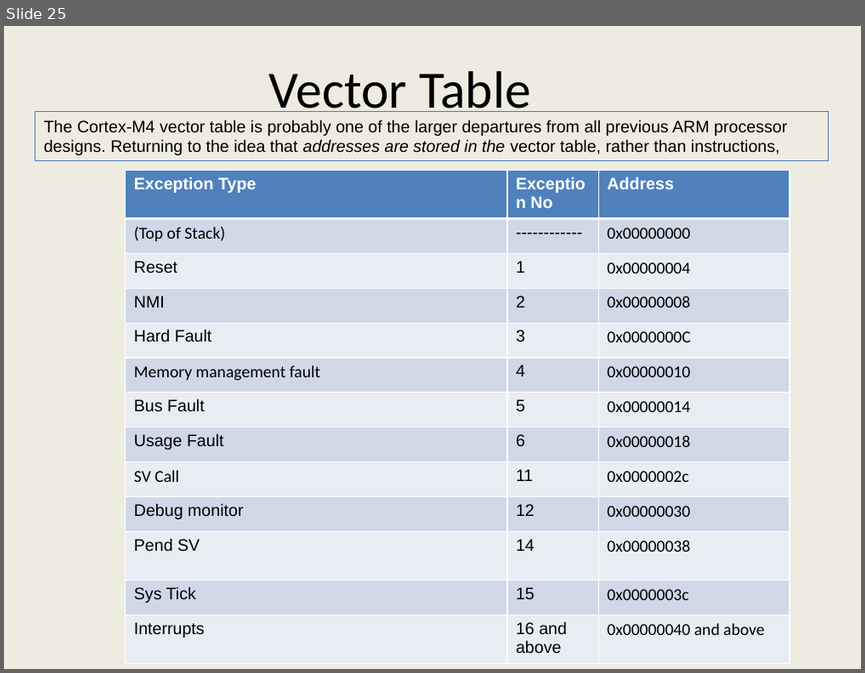
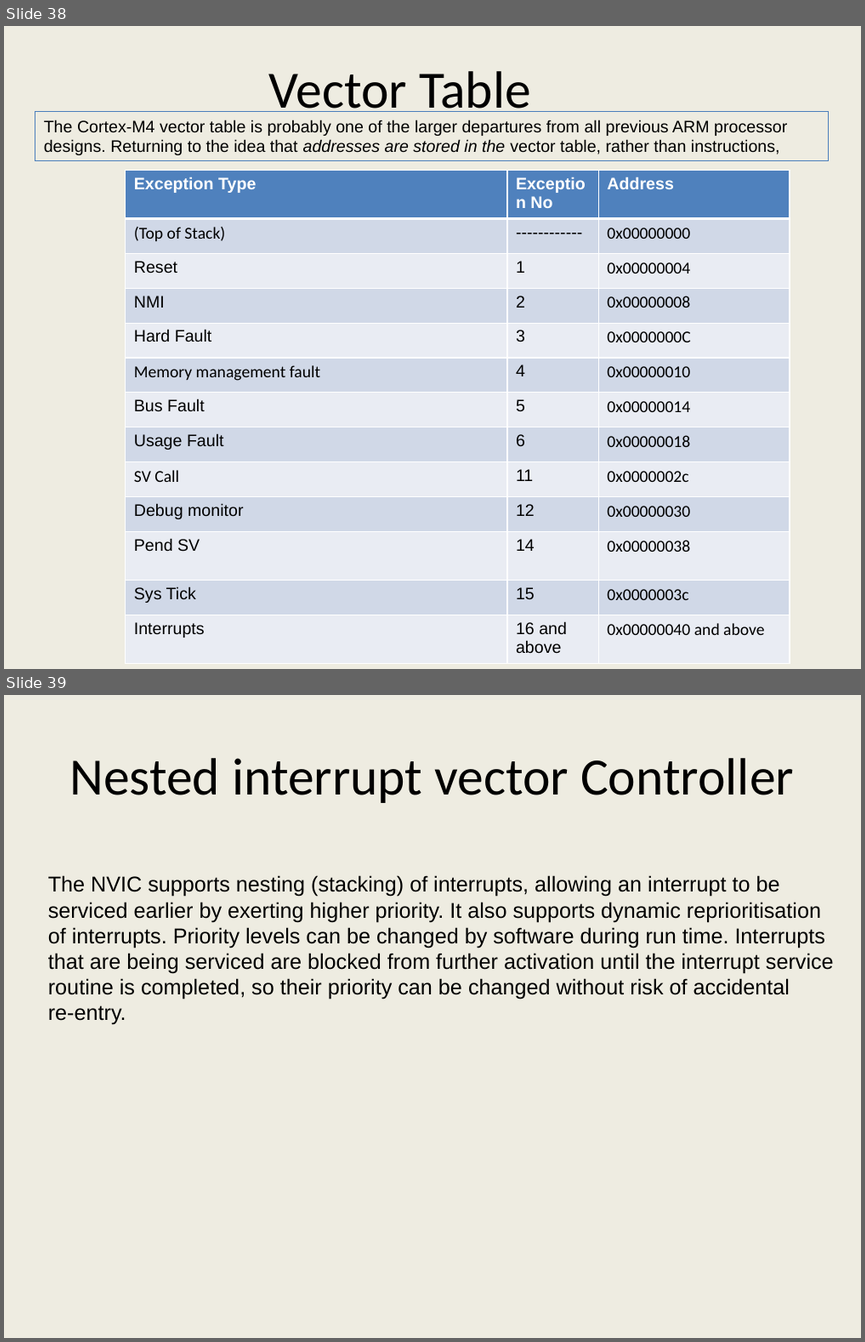
Before and after one commit to girishsukukumar/ARM-Architecture, a slide deck: Module-4.pptx. Shown one above the other, each under a label of ours: slide 25 before the commit, slides 38 and 39 after it. The pictures are 865x673 and 865x1342 pixels, drawn with LibreOffice and Linux fonts; fonts in the diff are those of the drawing. Boxes give left, top, right and bottom in pixels: in the first picture for what was removed or moved away, otherwise in the second. Text is boxed around its words. In the diff, an @@ line names an element or a change of style, - is before the commit and + after.

```diff
--- a/Module-4.pptx
+++ b/Module-4.pptx
@@ slide 39 added at box(4, 695, 861, 1338), background #EEECE1 @@
@@ title added at box(70, 758, 794, 803), 44 pt, text #000000 @@
+Nested interrupt vector Controller
@@ text added at box(48, 875, 834, 1025), 18 pt, text #000000 @@
+The NVIC supports nesting (stacking) of interrupts, allowing an interrupt to be
+serviced earlier by exerting higher priority. It also supports dynamic reprioritisation
+of interrupts. Priority levels can be changed by software during run time. Interrupts
+that are being serviced are blocked from further activation until the interrupt service
+routine is completed, so their priority can be changed without risk of accidental
+re-entry.
@@ what was slide 25 is now slide 38 @@
```
Also in this commit, not shown: 1 slide changed, 13 other slides added, 2 other files.
